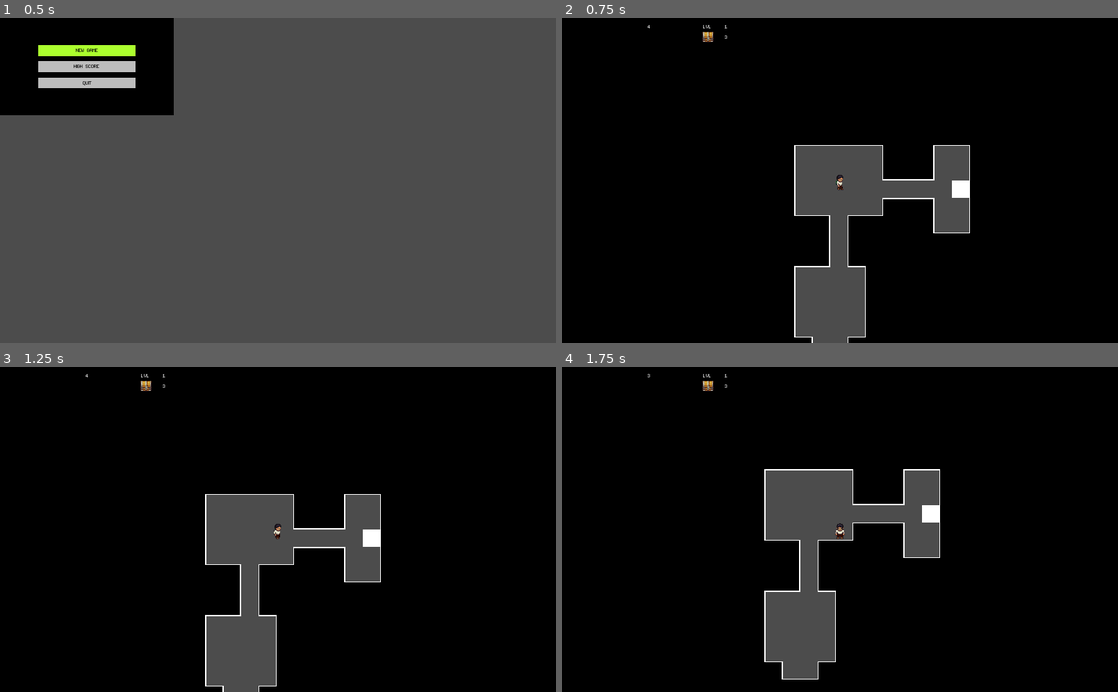
Above: before the commit, frames 1-4 (two rows, left to right).
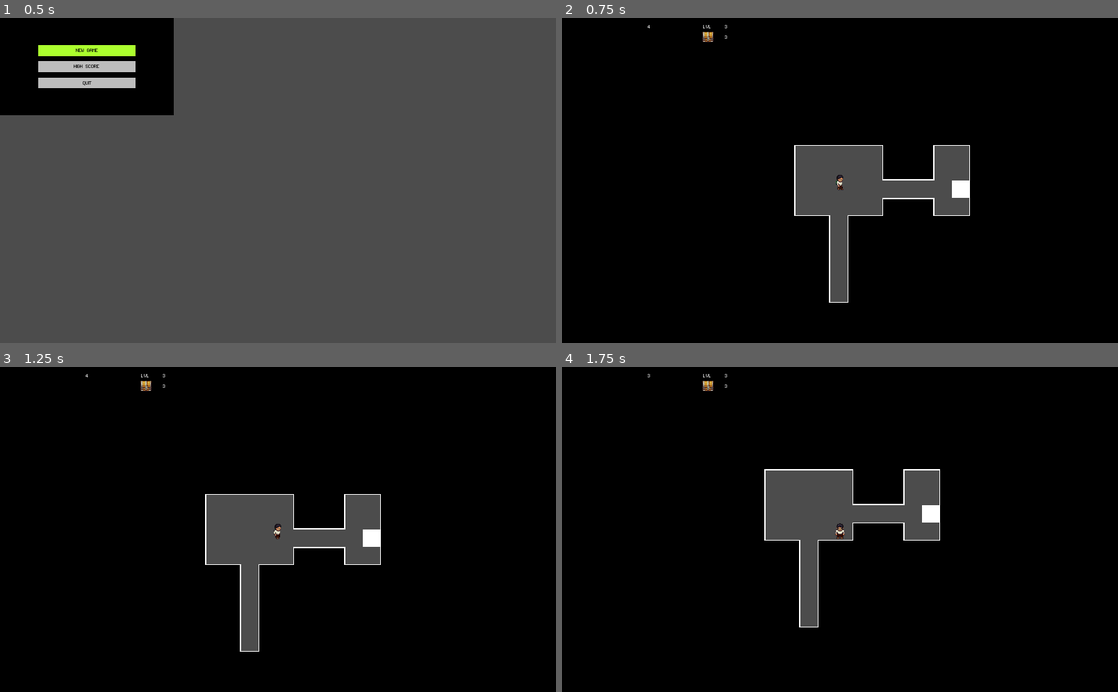
Above: after the commit, the same moments.

Repository: alittek/AC31009-Game
Game: Godot game, scene res://StartScreen.tscn
Same seed, same stepped clock (60 frames per second), same inputs: the game is played once before the commit and once after it.
Inputs:
- Up to frame 1 (0.5 s): no input
- Up to frame 2 (0.75 s): tap Enter at 0.5 s; hold Right (move_right) from 0.53 s (still down); hold Space (interact) from 0.53 s (still down)
- Up to frame 3 (1.25 s): keep holding Right (move_right); keep holding Space (interact)
- Up to frame 4 (1.75 s): release Right (move_right) at 1.28 s; release Space (interact) at 1.28 s; hold Down (move_down) from 1.28 s (still down); tap Space (interact) at 1.35 s

Frame 1 is identical in both runs. In frame 2, 3.0% of the frame differs, in the area x 29-74%, y 2-100%; in frame 3, 3.0%; in frame 4, 3.2%, in the area x 29-68%, y 2-97%.

Commit message:
save score in new line in file

Diff:
--- a/FileSystem.gd
+++ b/FileSystem.gd
@@ -1,6 +1,6 @@
 extends Node
 
-var score_file = "user://score2.save"
+var score_file = "user://score.save"
 var highscore
 var status
 
@@ -13,7 +13,7 @@
 
 	if status == OK:
 		file.seek_end()
-		file.store_var(highscore)
+		file.store_string(str(highscore) + "\r")
 		file.close()
 
 
@@ -21,7 +21,7 @@
 	var file = File.new()
 	if file.file_exists(score_file):
 		file.open(score_file, File.READ)
-		highscore = file.get_var()
+		highscore = file.get_as_text()
 		file.close()
 	else:
 		highscore = 0
--- a/global.gd
+++ b/global.gd
@@ -1,7 +1,7 @@
 extends Node
 
-var steps = 50
-var level = 1
+var steps = 20
+var level = 3
 var artifacts = 3
 var timer = 5
 var enemies = 0
@@ -25,5 +25,5 @@
 	steps = 50
 	level = 1
 	artifacts = 0
-	timer = 60
+	timer = 10
 	enemies = 0
